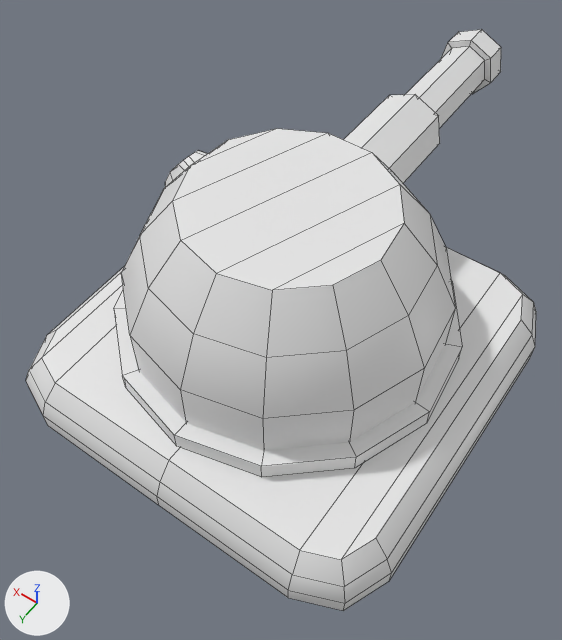
Renders of the FBX model BaseManagement/Assets/Models/turret_1.fbx from each side of a commit.
One viewpoint serves both versions: a 50 mm camera at (-1.15, 1.447, 1.612) aimed at (-0.48, 0.509, 0.138). Every picture has the same lights, and +X, +Y and +Z are marked at lower left. Mesh edges are drawn as thin lines. Where no turn or scale is listed for an object, it has been applied to the vertices.

The scene before the commit, as lines of its bpy script (objects in view):
```python
me_cube_005 = bpy.data.meshes.new('Cube.005')
me_cube_005.from_pydata(...)  # 231 vertices, 191 faces; spans x -1.0..0.0, y -0.388..1.0, z -0.004..0.521
ob_turret_1 = bpy.data.objects.new('turret_1', me_cube_005)
ob_turret_1.location = (0.0, 0.0, 0.0)
```
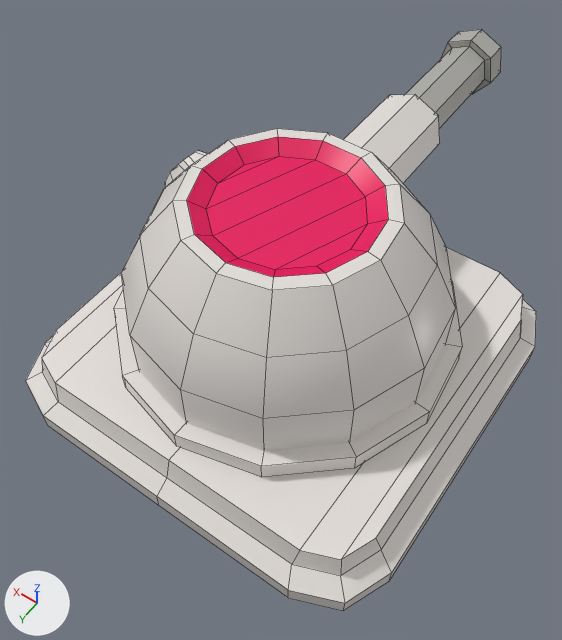
Pixel boxes (x1, y1, x2, y2) of what changed, in the pictures (562 x 640 px):
part 1 of me_cube_005, built on: (26, 129, 536, 603) in both
part 2 of me_cube_005, recoloured: (27, 29, 534, 610) in both

What changed in the scene script:
```text
Add img_colors_png:
    img_colors_png = load_image('colors.png', '../Materials/texture/colors.png', 256, 256, 'sRGB')
Add mat_material:
    mat_material = principled_material('Material')
    mat_material.texture = img_colors_png
    mat_material.roughness = 0.4
Change me_cube_005:
    used by ob_turret_1; location = (0.0, 0.0, 0.0)
    remove me_cube_005.from_pydata(...)  # 231 vertices, 191 faces; spans x -1.0..0.0, y -0.388..1.0, z -0.004..0.521
    add me_cube_005.from_pydata(...)  # 257 vertices, 217 faces; spans x -1.0..0.0, y -0.388..1.0, z -0.004..0.521
    me_cube_005 part 1
    6 faces are deleted
    14 vertices move from x -0.983..-0.017, y 0.017..0.983, z 0.085 to x -0.961..-0.039, y 0.039..0.961, z 0.07
    26 vertices are added at x -0.693..-0.287, y 0.299..0.702, z 0.497..0.521
    32 new faces join them
    me_cube_005 part 2: 185 faces spanning x -1.0..0.0, y -0.388..1.0, z -0.004..0.521 switch from no material to mat_material (picture img_colors_png)
```
